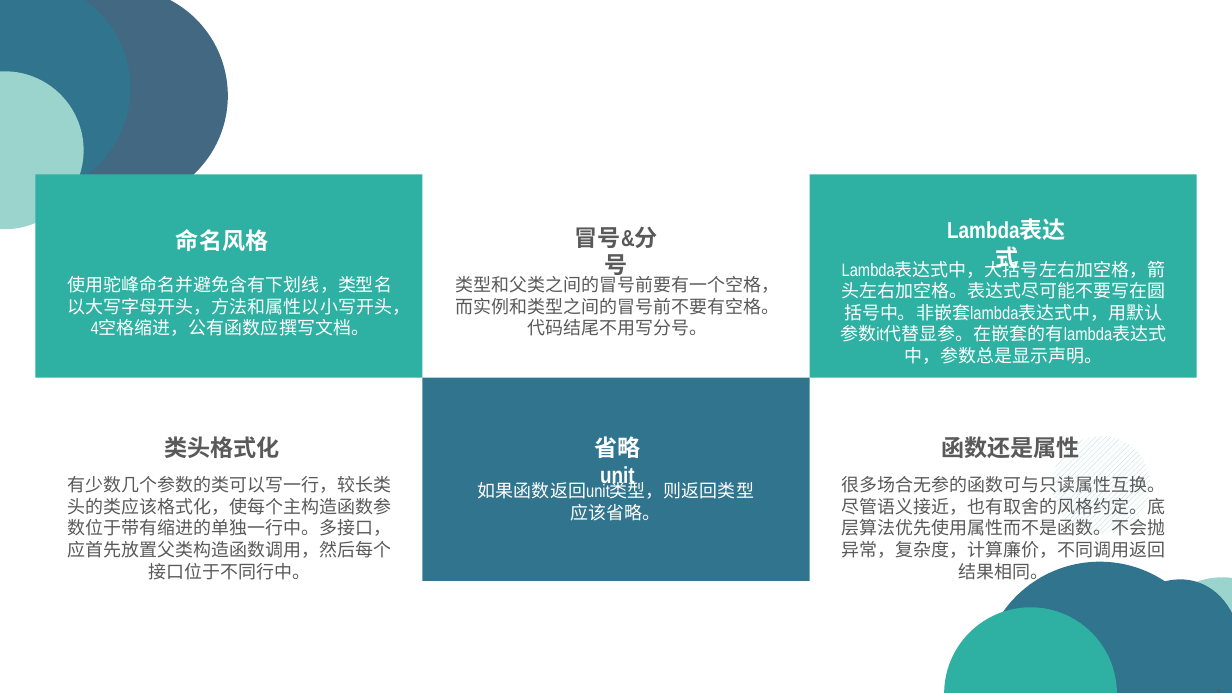
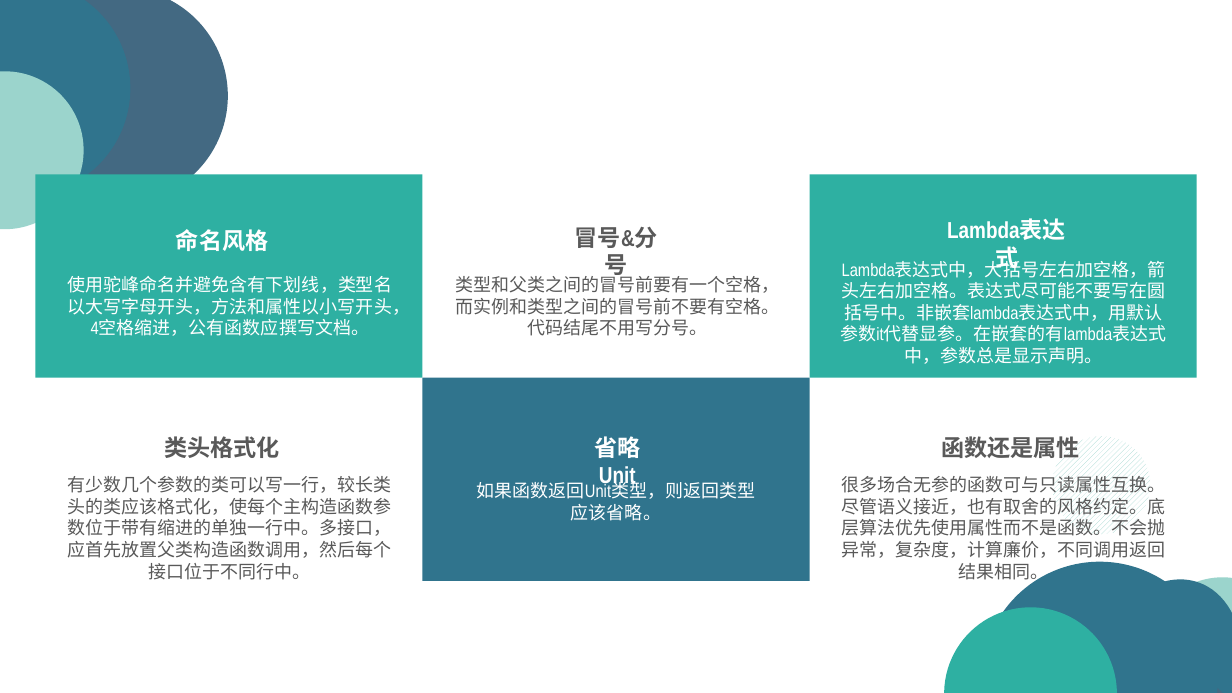
Before and after one commit to sk569437/KotlinExample, a slide deck: slide 24 of Kotlin-doc.pptx (slide 22 before the commit). Drawn at 1232x693 pixels with LibreOffice and Linux fonts; fonts in the diff are those of the drawing. Boxes give left, top, right and bottom in pixels: in the first picture for what was removed or moved away, otherwise in the second. Text is boxed around its words. In the diff, an @@ line names an element or a change of style, - is before the commit and + after.

```diff
--- a/Kotlin-doc.pptx
+++ b/Kotlin-doc.pptx
@@ text at bbox=[594, 436, 640, 489]: text changed @@
-省略unit
+省略Unit
@@ text at bbox=[477, 479, 755, 521]: text changed @@
-如果函数返回unit类型，则返回类型应该省略。
+如果函数返回Unit类型，则返回类型应该省略。
```
Also in this commit, not shown: 16 other slides changed, 3 slides added, 2 other files.
